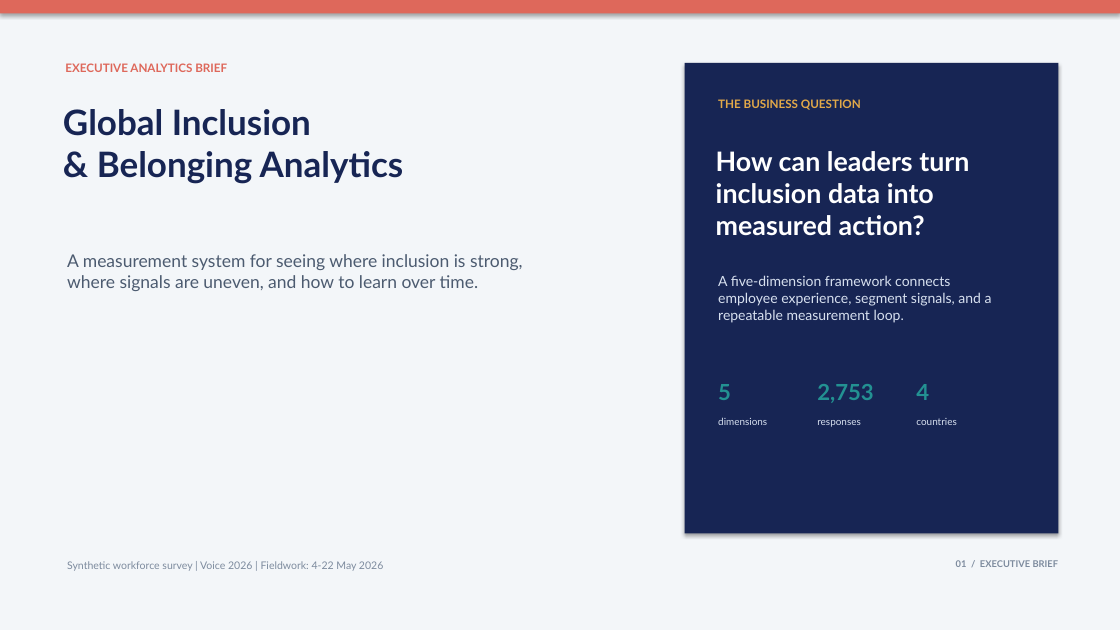
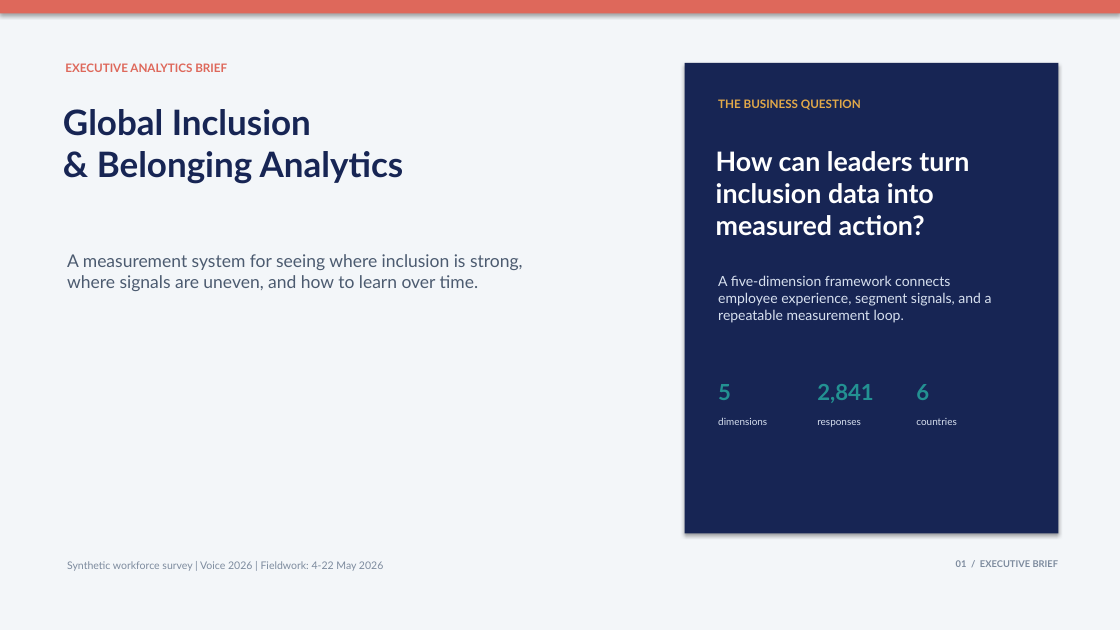
Before and after one commit to vinishamatlani/DE-I-analytics, a slide deck: slide 1 of presentation/global_inclusion_executive_brief.pptx. Drawn at 1120x630 pixels with LibreOffice and Linux fonts; fonts in the diff are those of the drawing. Boxes give left, top, right and bottom in pixels: in the first picture for what was removed or moved away, otherwise in the second. Text is boxed around its words. In the diff, an @@ line names an element or a change of style, - is before the commit and + after.

```diff
--- a/presentation/global_inclusion_executive_brief.pptx
+++ b/presentation/global_inclusion_executive_brief.pptx
@@ text at box(817, 384, 873, 403): text changed @@
-2,753
+2,841
@@ text at box(916, 384, 929, 400): text changed @@
-4
+6
```
Also in this commit, not shown: 4 other slides changed, 16 other files.
